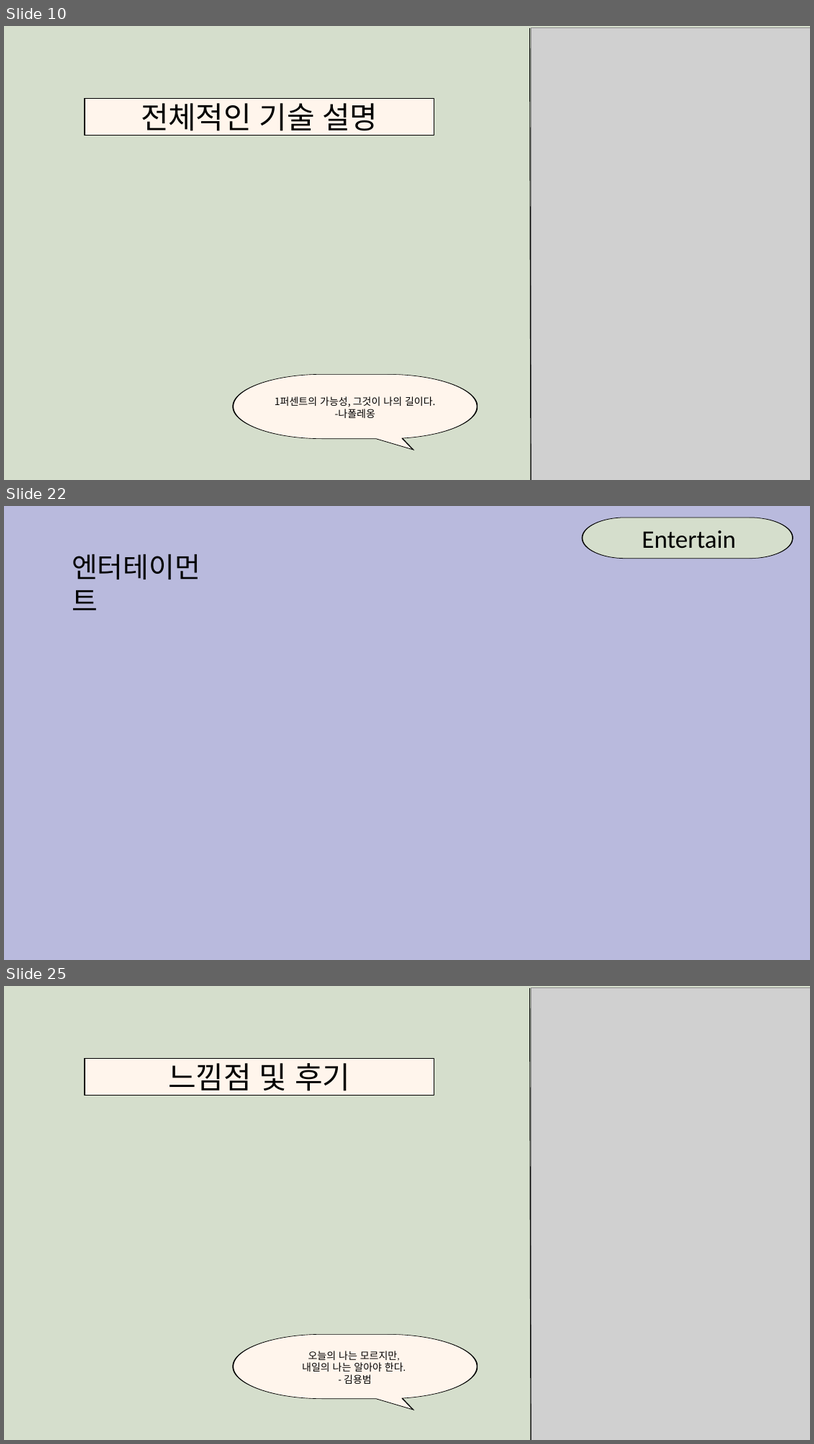
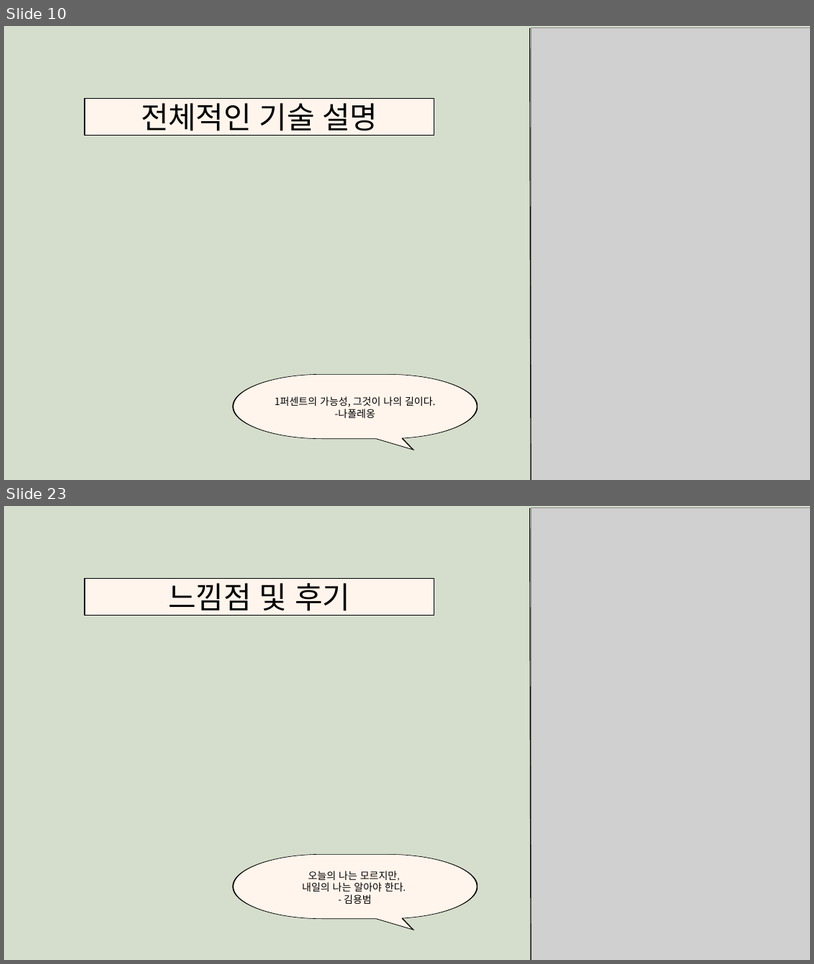
Before and after one commit to a184562/FinalProject, a slide deck: finalproject.pptx. Shown one above the other, each under a label of ours: slides 10, 22 and 25 before the commit, slides 10 and 23 after it; the slides between them are not shown. The pictures are 814x1444 and 814x964 pixels, drawn with LibreOffice and Linux fonts; fonts in the diff are those of the drawing; grey boxes stand for pictures. Boxes give left, top, right and bottom in pixels: in the first picture for what was removed or moved away, otherwise in the second. Text is boxed around its words. In the diff, an @@ line names an element or a change of style, - is before the commit and + after.

```diff
--- a/finalproject.pptx
+++ b/finalproject.pptx
@@ slide 22 removed at bbox=[4, 506, 810, 960], background #FFFFFF @@
@@ freeform shape removed at bbox=[4, 506, 810, 960] @@
@@ freeform shape removed at bbox=[581, 518, 793, 559] @@
@@ freeform shape removed at bbox=[583, 518, 793, 559] @@
@@ text removed at bbox=[642, 530, 736, 548] @@
-Entertain
@@ text removed at bbox=[72, 554, 201, 610] @@
-엔터테이먼트
@@ what was slide 25 is now slide 23 @@
```
Also in this commit, not shown: 10 slides changed, 2 slides added, 3 other slides removed, 1 other file.
